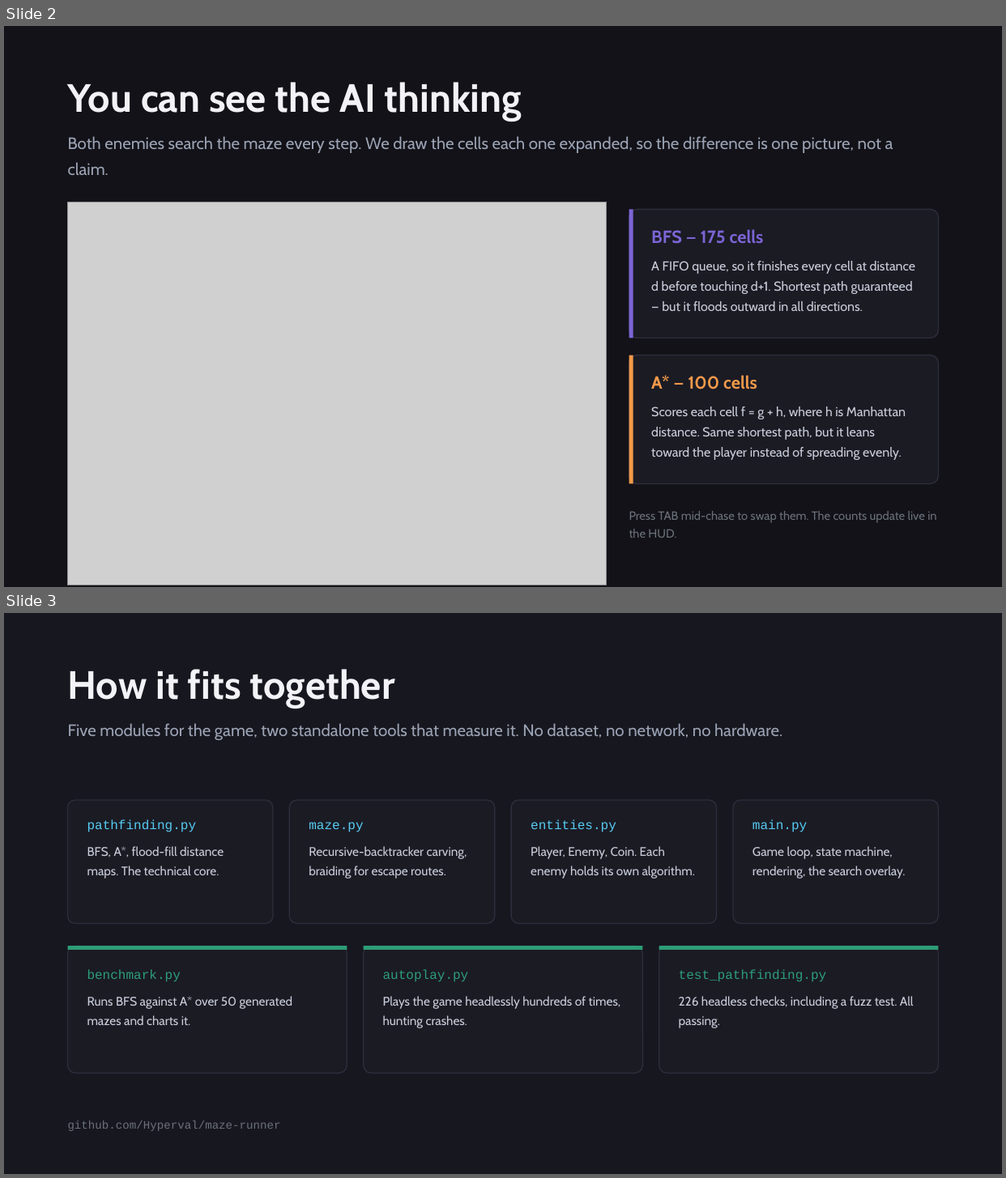
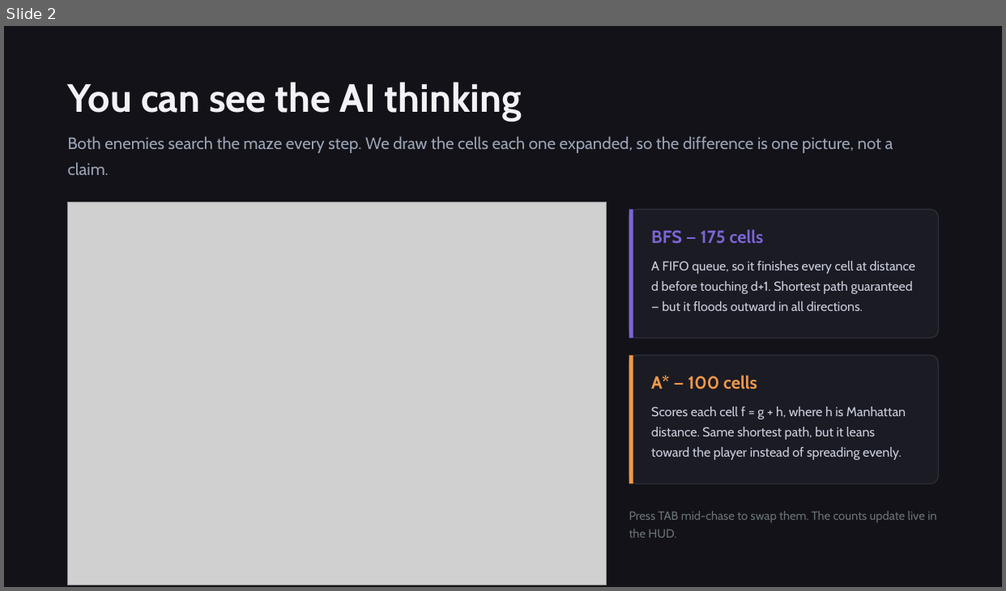
Before and after one commit to Hyperval/maze-runner, a slide deck: docs/MazeRunner_Slides.pptx. Shown one above the other, each under a label of ours: slides 2 and 3 before the commit, slide 2 after it. The pictures are 1006x1178 and 1006x591 pixels, drawn with LibreOffice and Linux fonts; fonts in the diff are those of the drawing; grey boxes stand for pictures. Boxes give left, top, right and bottom in pixels: in the first picture for what was removed or moved away, otherwise in the second. Text is boxed around its words. In the diff, an @@ line names an element or a change of style, - is before the commit and + after.

```diff
--- a/docs/MazeRunner_Slides.pptx
+++ b/docs/MazeRunner_Slides.pptx
@@ slide 3 removed at (4,613,1002,1174), background #17171F @@
@@ text removed at (68,669,782,740) @@
-How it fits together
-Five modules for the game, two standalone tools that measure it. No dataset, no network, no hardware.
@@ rounded rectangle removed at (68,800,273,924) @@
@@ rounded rectangle removed at (289,800,494,924) @@
@@ rounded rectangle removed at (512,800,717,924) @@
@@ rounded rectangle removed at (733,800,938,924) @@
@@ text removed at (87,820,224,879) @@
-pathfinding.py
-BFS, A*, flood-fill distance maps. The technical core.
@@ text removed at (309,822,467,879) @@
-maze.py
-Recursive-backtracker carving, braiding for escape routes.
@@ text removed at (530,820,695,879) @@
-entities.py
-Player, Enemy, Coin. Each enemy holds its own algorithm.
@@ text removed at (752,820,906,879) @@
-main.py
-Game loop, state machine, rendering, the search overlay.
@@ rounded rectangle removed at (68,946,347,1073) @@
@@ rectangle removed at (68,946,347,950) @@
@@ rounded rectangle removed at (364,946,642,1073) @@
@@ rectangle removed at (364,946,642,950) @@
@@ rounded rectangle removed at (659,946,938,1073) @@
@@ rectangle removed at (659,946,938,950) @@
@@ text removed at (87,969,293,1025) @@
-benchmark.py
-Runs BFS against A* over 50 generated mazes and charts it.
@@ text removed at (383,969,620,1029) @@
-autoplay.py
-Plays the game headlessly hundreds of times, hunting crashes.
@@ text removed at (679,969,914,1029) @@
-test_pathfinding.py
-226 headless checks, including a fuzz test. All passing.
@@ text removed at (68,1121,281,1131) @@
-github.com/Hyperval/maze-runner
```
Also in this commit, not shown: 1 slide changed, 1 slide added, 12 other files.
